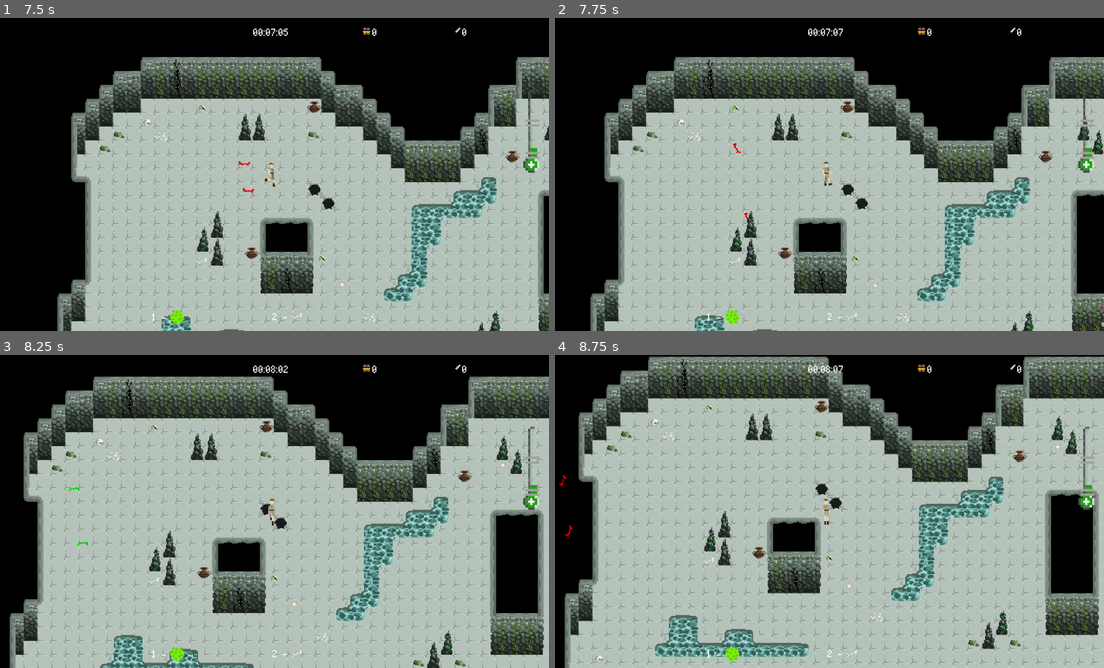
Above: before the commit, frames 1-4 (two rows, left to right).
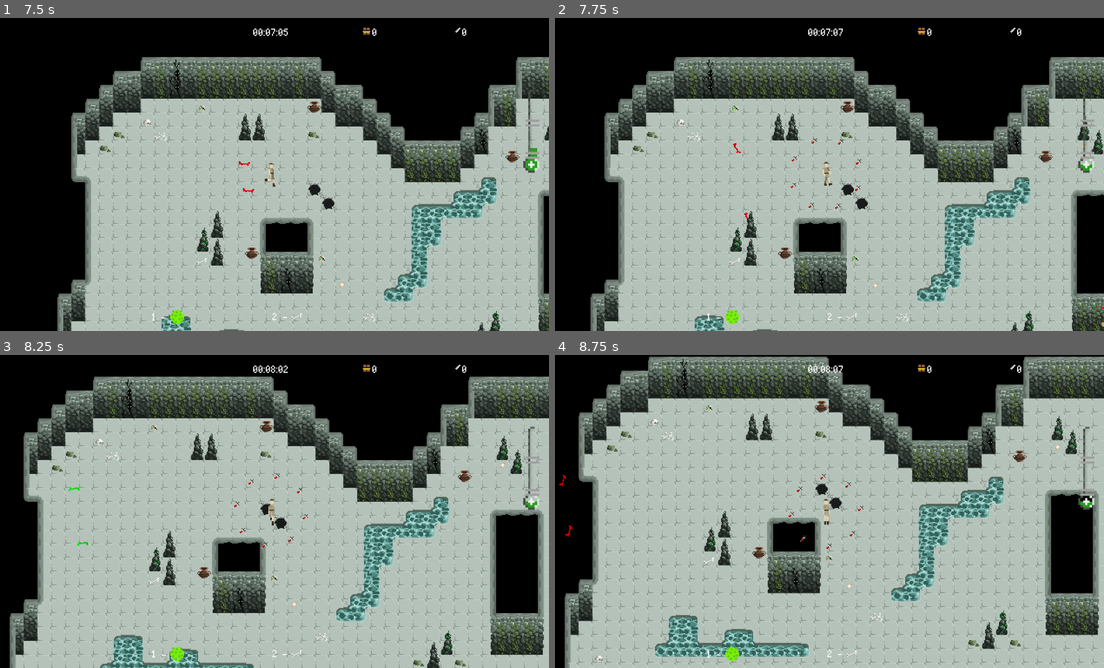
Above: after the commit, the same moments.

Repository: mirogon/Archaeology
Game: Godot game, scene res://Scenes/Main.tscn
Two runs of this game, one before a commit and one after it. Both use one fixed random seed, a clock stepped at 60 frames per second and the inputs below.
Inputs (mouse positions are in pixels of both pictures, inside the frame that each line leads up to):
- Up to frame 1 (7.5 s): tap Enter at 0.5 s; move the mouse to (395, 158) at 0.52 s; hold Right (ui_right) 0.53-1.28 s; hold 3 0.53-1.28 s; move the mouse to (159, 190) at 1.27 s; hold Down (ui_down) 1.28-2.03 s; tap F (action) at 1.35, 5.1 s; tap 3 at 1.55, 3.05, 3.8, 4.35, 5.85, 6.8 s; move the mouse to (323, 105) at 2.02 s; hold Right (ui_right) 2.03-2.78 s; hold 3 2.03-2.78 s; move the mouse to (241, 237) at 2.77 s; hold Up (ui_up) 2.78-3.53 s; tap 1 at 2.85 s; move the mouse to (439, 221) at 3.52 s; hold 2 3.53-4.28 s; hold Left (ui_left) 3.53-5.03 s; move the mouse to (104, 127) at 4.27 s; move the mouse to (296, 174) at 5.02 s; hold Down (ui_down) 5.03-5.78 s; hold 3 5.03-5.78 s; move the mouse to (186, 96) at 5.77 s; hold Right (ui_right) 5.78-6.53 s; move the mouse to (395, 158) at 6.52 s; hold Up (ui_up) 6.53-7.28 s; hold 1 6.53-7.28 s; move the mouse to (159, 190) at 7.27 s; hold Right (ui_right) from 7.28 s (still down); tap 2 at 7.35 s
- Up to frame 2 (7.75 s): keep holding Right (ui_right); tap 3 at 7.55 s
- Up to frame 3 (8.25 s): move the mouse to (323, 442) at 8.02 s; release Right (ui_right) at 8.03 s; hold Down (ui_down) from 8.03 s (still down); hold 3 from 8.03 s (still down)
- Up to frame 4 (8.75 s): keep holding Down (ui_down); keep holding 3

Frame 1 is identical in both runs. In frame 2, 0.1% of the frame differs, in the area x 42-98%, y 38-62%; in frame 3, 0.1%; in frame 4, 0.1%, in the area x 42-98%, y 38-63%.

Commit message:
Orbiting Syringes

Diff:
--- a/Scenes/Items/Syringe.tscn
+++ b/Scenes/Items/Syringe.tscn
@@ -32,6 +32,7 @@
 [node name="AnimatedSprite" type="AnimatedSprite" parent="."]
 frames = SubResource( 4 )
 animation = "syringe"
+frame = 1
 playing = true
 
 [connection signal="area_entered" from="." to="." method="_on_Syringe_area_entered"]
--- a/Scenes/Player.tscn
+++ b/Scenes/Player.tscn
@@ -57,6 +57,22 @@
 atlas = ExtResource( 1 )
 region = Rect2( 48, 0, 16, 32 )
 
+[sub_resource type="AtlasTexture" id=32]
+atlas = ExtResource( 1 )
+region = Rect2( 0, 32, 16, 32 )
+
+[sub_resource type="AtlasTexture" id=33]
+atlas = ExtResource( 1 )
+region = Rect2( 16, 32, 16, 32 )
+
+[sub_resource type="AtlasTexture" id=34]
+atlas = ExtResource( 1 )
+region = Rect2( 32, 32, 16, 32 )
+
+[sub_resource type="AtlasTexture" id=35]
+atlas = ExtResource( 1 )
+region = Rect2( 48, 32, 16, 32 )
+
 [sub_resource type="AtlasTexture" id=27]
 atlas = ExtResource( 1 )
 region = Rect2( 0, 96, 16, 32 )
@@ -77,22 +93,6 @@
 atlas = ExtResource( 1 )
 region = Rect2( 64, 96, 16, 32 )
 
-[sub_resource type="AtlasTexture" id=32]
-atlas = ExtResource( 1 )
-region = Rect2( 0, 32, 16, 32 )
-
-[sub_resource type="AtlasTexture" id=33]
-atlas = ExtResource( 1 )
-region = Rect2( 16, 32, 16, 32 )
-
-[sub_resource type="AtlasTexture" id=34]
-atlas = ExtResource( 1 )
-region = Rect2( 32, 32, 16, 32 )
-
-[sub_resource type="AtlasTexture" id=35]
-atlas = ExtResource( 1 )
-region = Rect2( 48, 32, 16, 32 )
-
 [sub_resource type="SpriteFrames" id=26]
 animations = [ {
 "frames": [ SubResource( 36 ), SubResource( 37 ), SubResource( 38 ), SubResource( 39 ), SubResource( 40 ) ],
@@ -105,14 +105,14 @@
 "name": "Walk_Up",
 "speed": 6.0
 }, {
+"frames": [ SubResource( 32 ), SubResource( 33 ), SubResource( 34 ), SubResource( 35 ) ],
+"loop": true,
+"name": "Walk_Down",
+"speed": 6.0
+}, {
 "frames": [ SubResource( 27 ), SubResource( 28 ), SubResource( 29 ), SubResource( 30 ), SubResource( 31 ) ],
 "loop": true,
 "name": "Walk_Left",
-"speed": 6.0
-}, {
-"frames": [ SubResource( 32 ), SubResource( 33 ), SubResource( 34 ), SubResource( 35 ) ],
-"loop": true,
-"name": "Walk_Down",
 "speed": 6.0
 } ]
 
@@ -139,7 +139,6 @@
 z_index = 1
 frames = SubResource( 26 )
 animation = "Walk_Right"
-frame = 4
 playing = true
 
 [node name="HealthSystem" parent="." instance=ExtResource( 3 )]
--- a/Scripts/Other/HealingProjectile.gd
+++ b/Scripts/Other/HealingProjectile.gd
@@ -6,4 +6,4 @@
 	if area.is_in_group("Soldier"):
 		var health_system: HealthSystem = area.get_node("HealthSystem")
 		health_system.restore_health(heal_value)
-		var orbiting_thing = get_parent() as OrbitingProjectiles
+		queue_free()
--- /dev/null
+++ b/Scripts/Other/OrbitingProjectile.gd
@@ -0,0 +1,6 @@
+extends Node
+
+class_name OrbitingProjectile
+
+var projectile: Node2D
+var current_rotation: float
--- a/Scripts/Other/OrbitingProjectiles.gd
+++ b/Scripts/Other/OrbitingProjectiles.gd
@@ -13,27 +13,39 @@
 var started: bool = false
 
 func start():
-	for i in range(num_projectiles):
-		add_orbiting_projectile()
+	if orbiting_projectiles.size() > 0:
+		return false
+	add_orbiting_projectiles(num_projectiles)
 	started = true
+	return true
 
-func add_orbiting_projectile():
-	var new_projectile: Node2D = orbiting_scene.instance()
-	new_projectile.position = position + Vector2(0, orbiting_radius).rotated(deg2rad(current_rotation))
-	orbiting_projectiles.append(new_projectile)
-	add_child(new_projectile)
-
-func remove_orbiting_projectile(projectile: Node):
-	orbiting_projectiles.erase(projectile)
+func add_orbiting_projectiles(number):
+	var angle_per_projectile: float = 360 / number
+	for i in range(number):
+		var new_projectile: Node2D = orbiting_scene.instance()
+		new_projectile.position = position + Vector2(0, orbiting_radius).rotated(deg2rad(i * angle_per_projectile))
+		var op = OrbitingProjectile.new()
+		op.projectile = new_projectile
+		op.current_rotation = i * angle_per_projectile
+		orbiting_projectiles.append(op)
+		add_child(new_projectile)
 
 func _process(delta):
 	if !started:
 		return
 
-	var angle_per_projectile: float = 360 / orbiting_projectiles.size()
+	var to_remove: Array
 
 	for i in range(orbiting_projectiles.size()):
-		var current: Node2D = orbiting_projectiles[i]
-		current.position = position + Vector2(0, orbiting_radius).rotated(deg2rad(current_rotation + angle_per_projectile * i))
+		if orbiting_projectiles[i].projectile == null || !is_instance_valid(orbiting_projectiles[i].projectile):
+			to_remove.append(orbiting_projectiles[i])
+
+	for i in range(to_remove.size()):
+		orbiting_projectiles.erase(to_remove[i])
+
+	for i in range(orbiting_projectiles.size()):
+		var p: Node2D = orbiting_projectiles[i].projectile
+		var r: float = orbiting_projectiles[i].current_rotation
+		p.position = position + Vector2(0, orbiting_radius).rotated(deg2rad(current_rotation + r))
 
 	current_rotation += delta * orbiting_speed
--- a/Scripts/Player.gd
+++ b/Scripts/Player.gd
@@ -110,9 +110,20 @@
 	healing_bone.move_dir_offset = move_dir_offset
 	return healing_bone
 
+func start_orbiting_projectiles():
+	if heal_resources < 50:
+		return
+	if Input.is_key_pressed(KEY_3):
+		var r: bool = $OrbitingProjectiles.start()
+		if r:
+			heal_resources -= 50
+			emit_signal("heal_resource_update", heal_resources)
+
 func _process(delta):
 	spawn_healing_area()
 	throw_healing_bones()
+	start_orbiting_projectiles()
+
 	time += delta
 
 	if Input.is_action_just_pressed("action"):
--- a/project.godot
+++ b/project.godot
@@ -23,6 +23,11 @@
 "class": "HealthSystem",
 "language": "GDScript",
 "path": "res://Scripts/Other/HealthSystem.gd"
+}, {
+"base": "Node",
+"class": "OrbitingProjectile",
+"language": "GDScript",
+"path": "res://Scripts/Other/OrbitingProjectile.gd"
 }, {
 "base": "Node2D",
 "class": "OrbitingProjectiles",
@@ -73,6 +78,7 @@
 "HealParticle": "",
 "HealthPickup": "",
 "HealthSystem": "",
+"OrbitingProjectile": "",
 "OrbitingProjectiles": "",
 "Player": "",
 "Projectile": "",
